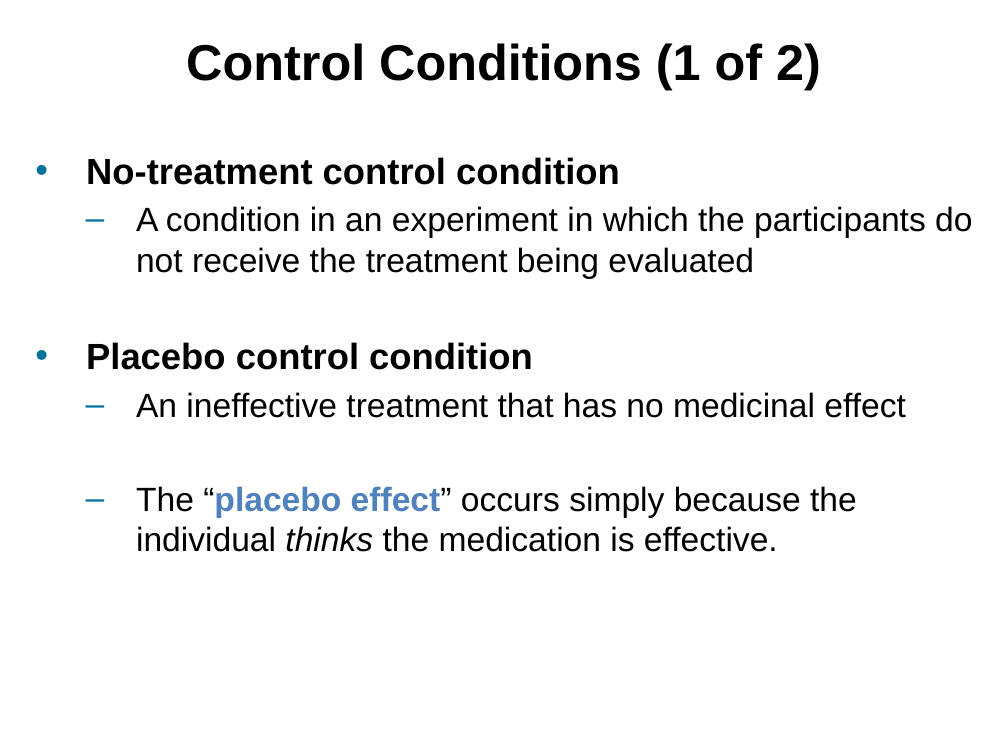
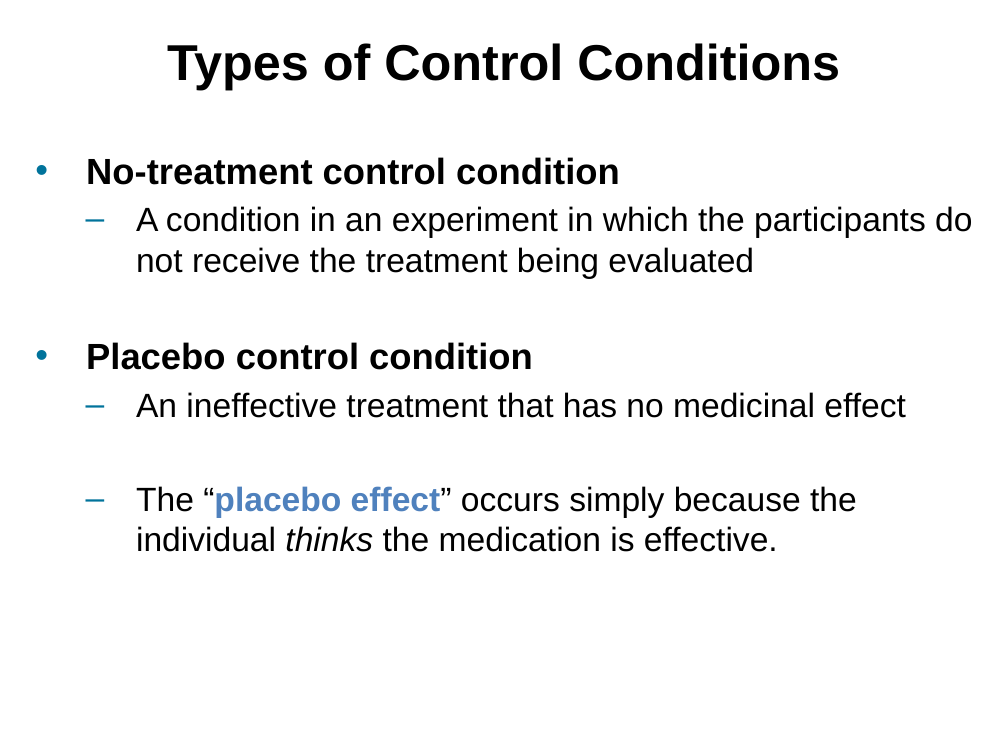
Before and after one commit to npm27/Teaching-Materials, a slide deck: slide 28 of Research Methods/Slides/Chapter 7.pptx. Drawn at 1008x756 pixels with LibreOffice and Linux fonts; fonts in the diff are those of the drawing. Boxes give left, top, right and bottom in pixels: in the first picture for what was removed or moved away, otherwise in the second. Text is boxed around its words. In the diff, an @@ line names an element or a change of style, - is before the commit and + after.

```diff
--- a/Research Methods/Slides/Chapter 7.pptx
+++ b/Research Methods/Slides/Chapter 7.pptx
@@ title at (167,43,840,90): text changed @@
-Control Conditions (1 of 2)
+Types of Control Conditions
```
Also in this commit, not shown: 8 other slides changed.
